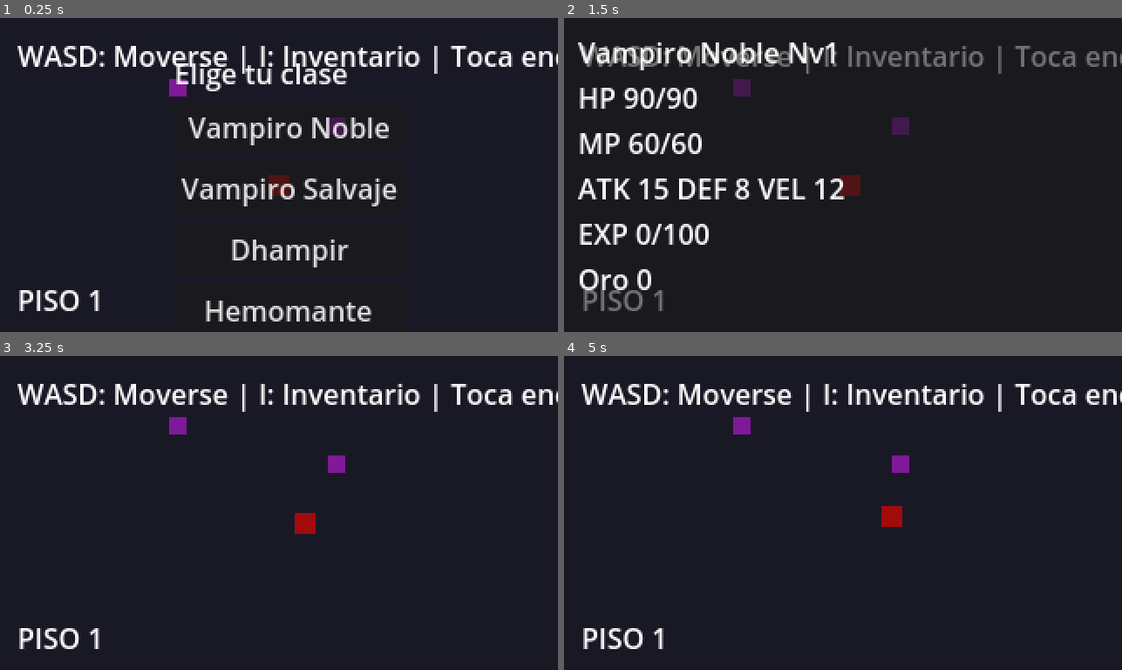
Above: before the commit, frames 1-4 (two rows, left to right).
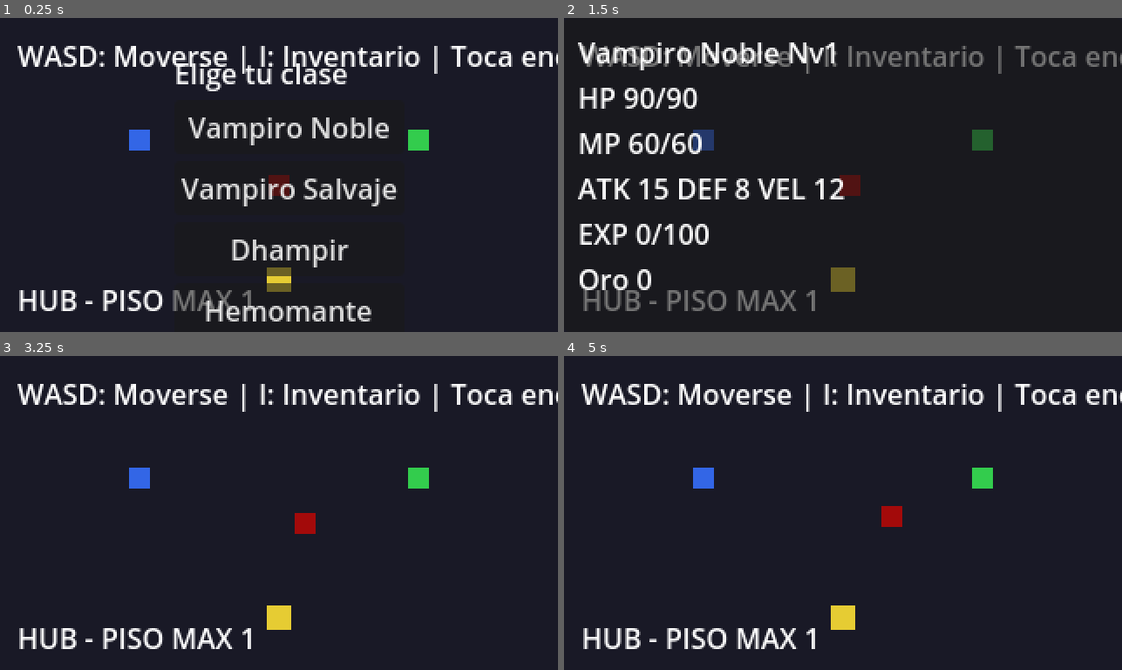
Above: after the commit, the same moments.

Repository: polidisio/VampireCityRPG
Game: Godot game, scene res://scenes/level.tscn
Two runs of this game, one before a commit and one after it. Both use one fixed random seed, a clock stepped at 60 frames per second and the inputs below.
Inputs:
- Up to frame 1 (0.25 s): no input
- Up to frame 2 (1.5 s): click "Vampiro Noble" at 0.5 s; tap Enter at 1.25 s; hold Right (ui_right) from 1.28 s (still down); tap I at 1.35 s
- Up to frame 3 (3.25 s): tap E at 1.55, 2.1 s; tap Space at 2 s; release Right (ui_right) at 2.03 s; hold Down (ui_down) 2.03-2.78 s; tap H at 2.3, 2.85 s; tap Enter at 2.75 s; hold Right (ui_right) from 2.78 s (still down); tap I at 3.05 s
- Up to frame 4 (5 s): release Right (ui_right) at 3.53 s; hold Up (ui_up) 3.53-4.28 s; tap I at 3.6 s; tap E at 3.8, 4.35 s; tap Space at 4.25 s; hold Left (ui_left) from 4.28 s (still down); tap H at 4.55 s; tap Escape (ui_cancel) at 4.9 s

The runs differ from the first frame. In frame 1, 2.5% of the frame differs, in the area x 4-77%, y 19-94%; in frame 2, 2.4%; in frame 3, 2.6%; in frame 4, 2.6%.

Commit message:
feat: phase 2 (3-5) - hub with shop and inn, tower floors with bosses and stairs, max floor saved
Co-Authored-By: Claude Sonnet 5.5 <noreply@anthropic.com>

Diff:
--- a/scripts/character_data.gd
+++ b/scripts/character_data.gd
@@ -224,6 +224,15 @@
 	var idx = randi() % enemies.size()
 	return enemies[idx].call()
 
+static func create_boss(floor_num: int) -> CharacterData:
+	var b = get_random_enemy(clampi(floor_num, 1, 5))
+	b.character_name = "Jefe " + b.character_name
+	b.max_hp *= 3
+	b.hp = b.max_hp
+	b.attack = int(b.attack * 1.5)
+	b.defense *= 2
+	return b
+
 static func get_enemy_count_for_difficulty(difficulty: int) -> int:
 	match difficulty:
 		1: return 1
--- a/scripts/level.gd
+++ b/scripts/level.gd
@@ -5,7 +5,10 @@
 
 var busy: bool = false
 var player_inventory: Inventory
-var floor_num: int = 1
+var floor_num: int = 0 # 0 = hub
+var max_floor: int = 1
+var nearby: Callable
+var msg: Label
 var current_enemy: Area2D
 
 func _ready():
@@ -19,7 +22,11 @@
 		player.character_data = saved[0]
 		player_inventory = saved[1]
 		floor_num = saved[2]
-	_spawn_enemies()
+		max_floor = saved[3]
+	msg = Label.new()
+	msg.position = Vector2(10, 134)
+	add_child(msg)
+	_spawn_floor()
 
 func _show_class_select():
 	busy = true
@@ -45,13 +52,21 @@
 	add_child(layer)
 
 func _save():
-	SaveGame.save(player.character_data, player_inventory, floor_num)
+	SaveGame.save(player.character_data, player_inventory, floor_num, max_floor)
 
 func _unhandled_input(event):
 	if busy:
 		return
-	if event is InputEventKey and event.pressed and event.keycode == KEY_I:
-		_open_inventory()
+	if not (event is InputEventKey and event.pressed):
+		return
+	match event.keycode:
+		KEY_I: _open_inventory()
+		KEY_E:
+			if nearby.is_valid():
+				nearby.call()
+		KEY_H:
+			if floor_num > 0:
+				_go_floor(0)
 
 func _open_inventory():
 	busy = true
@@ -63,36 +78,96 @@
 		_save())
 	add_child(menu)
 
-func _spawn_enemies():
-	$FloorLabel.text = "PISO %d" % floor_num
+func _make_area(color: Color, size: Vector2, pos: Vector2, on_enter: Callable, hint: String = "") -> Area2D:
+	var a = Area2D.new()
+	var r = ColorRect.new()
+	r.size = size
+	r.position = -size / 2
+	r.color = color
+	var cs = CollisionShape2D.new()
+	cs.shape = RectangleShape2D.new()
+	cs.shape.size = size
+	a.add_child(r)
+	a.add_child(cs)
+	a.position = pos
+	a.add_to_group("floor_obj")
+	if hint != "": # NPC: se activa con E mientras estés cerca
+		a.body_entered.connect(func(_b):
+			nearby = on_enter
+			msg.text = hint)
+		a.body_exited.connect(func(_b):
+			if nearby == on_enter:
+				nearby = Callable()
+				msg.text = "")
+	else:
+		a.body_entered.connect(func(_b): if not busy: on_enter.call(a))
+	add_child(a)
+	return a
+
+func _clear_floor():
+	nearby = Callable()
+	msg.text = ""
+	for n in get_tree().get_nodes_in_group("floor_obj"):
+		n.queue_free()
+
+func _go_floor(n: int):
+	_clear_floor()
+	floor_num = n
+	max_floor = maxi(max_floor, n)
+	player.position = Vector2(160, 100)
+	_spawn_floor()
+	_save()
+
+func _free_pos() -> Vector2:
+	# ponytail: posición aleatoria lejos del jugador (160,100)
+	var p = Vector2(160, 100)
+	while p.distance_to(Vector2(160, 100)) < 50:
+		p = Vector2(randf_range(20, 300), randf_range(30, 140))
+	return p
+
+func _spawn_floor():
+	if floor_num == 0:
+		$FloorLabel.text = "HUB - PISO MAX %d" % max_floor
+		_make_area(Color(0.2, 0.4, 0.9), Vector2(12, 12), Vector2(80, 70), _open_shop, "E: Tienda")
+		_make_area(Color(0.2, 0.8, 0.3), Vector2(12, 12), Vector2(240, 70), _rest, "E: Descansar (10 oro)")
+		_make_area(Color(0.9, 0.8, 0.2), Vector2(14, 14), Vector2(160, 150), func(_a): _go_floor(max_floor))
+		return
+	$FloorLabel.text = "PISO %d  (H: hub)" % floor_num
 	for n in randi_range(2, 4):
-		var a = Area2D.new()
-		var r = ColorRect.new()
-		r.size = Vector2(10, 10)
-		r.position = Vector2(-5, -5)
-		r.color = Color(0.5, 0.1, 0.6)
-		var cs = CollisionShape2D.new()
-		cs.shape = RectangleShape2D.new()
-		cs.shape.size = Vector2(10, 10)
-		a.add_child(r)
-		a.add_child(cs)
-		# ponytail: posición aleatoria, lejos del jugador (160,100)
-		while true:
-			a.position = Vector2(randf_range(20, 300), randf_range(30, 140))
-			if a.position.distance_to(Vector2(160, 100)) > 50:
-				break
-		a.body_entered.connect(func(_b): try_start_battle(a))
-		add_child(a)
+		_make_area(Color(0.5, 0.1, 0.6), Vector2(10, 10), _free_pos(), try_start_battle)
+	_make_area(Color(0.9, 0.4, 0.1), Vector2(18, 18), _free_pos(), try_start_battle).set_meta("boss", true)
+
+func _open_shop():
+	busy = true
+	player.process_mode = Node.PROCESS_MODE_DISABLED
+	var menu = ShopMenu.new(player_inventory)
+	menu.closed.connect(func():
+		busy = false
+		player.process_mode = Node.PROCESS_MODE_INHERIT
+		_save())
+	add_child(menu)
+
+func _rest():
+	var c = player.character_data
+	if player_inventory.spend_gold(10):
+		c.hp = c.max_hp
+		c.mp = c.max_mp
+		msg.text = "Descansas. HP/MP al maximo (-10 oro)"
+		_save()
+	else:
+		msg.text = "No tienes oro suficiente"
 
 func try_start_battle(enemy_node: Area2D):
 	if busy:
 		return
 	current_enemy = enemy_node
 	var difficulty = clampi(floor_num, 1, 5) # ponytail: dificultad máx 5 hasta tener más enemigos
-	var enemy_count = CharacterData.get_enemy_count_for_difficulty(difficulty)
 	var enemies: Array[CharacterData] = []
-	for i in range(enemy_count):
-		enemies.append(CharacterData.get_random_enemy(difficulty))
+	if enemy_node.has_meta("boss"):
+		enemies.append(CharacterData.create_boss(floor_num))
+	else:
+		for i in range(CharacterData.get_enemy_count_for_difficulty(difficulty)):
+			enemies.append(CharacterData.get_random_enemy(difficulty))
 	busy = true
 	player.process_mode = Node.PROCESS_MODE_DISABLED
 	battle_system.start_battle(player.character_data, enemies, player_inventory)
@@ -104,6 +179,11 @@
 func _on_battle_ended(victory: bool):
 	_end_battle()
 	if victory:
+		if current_enemy.has_meta("boss"):
+			# lejos del jugador (está pegado al jefe) para no activar las escaleras al instante
+			var pos = (current_enemy.position + (current_enemy.position - player.position).normalized() * 40).clamp(Vector2(15, 25), Vector2(305, 145))
+			_make_area(Color(0.9, 0.8, 0.2), Vector2(14, 14), pos, func(_a): _go_floor(floor_num + 1))
+			msg.text = "¡Jefe derrotado! Baja por las escaleras"
 		current_enemy.queue_free()
 		_save()
 	else:
@@ -111,6 +191,7 @@
 		var c = player.character_data
 		c.hp = c.max_hp
 		c.mp = c.max_mp
+		floor_num = 0 # ponytail: al morir vuelves al hub
 		_save()
 		get_tree().reload_current_scene()
 
--- a/scripts/save_game.gd
+++ b/scripts/save_game.gd
@@ -6,8 +6,8 @@
 static func exists() -> bool:
 	return FileAccess.file_exists(PATH)
 
-static func save(c: CharacterData, inv: Inventory, floor_num: int = 1) -> void:
-	var d = {"class": c.class_type, "gold": inv.gold, "floor": floor_num,
+static func save(c: CharacterData, inv: Inventory, floor_num: int = 1, max_floor: int = 1) -> void:
+	var d = {"class": c.class_type, "gold": inv.gold, "floor": floor_num, "max_floor": max_floor,
 		"items": inv.items.map(func(i): return i.id), "equipment": {}}
 	for s in STATS:
 		d[s] = c.get(s)
@@ -16,7 +16,7 @@
 	var f = FileAccess.open(PATH, FileAccess.WRITE)
 	f.store_string(JSON.stringify(d))
 
-# Returns [CharacterData, Inventory, floor] or [] if missing/corrupt.
+# Returns [CharacterData, Inventory, floor, max_floor] or [] if missing/corrupt.
 static func load_game() -> Array:
 	if not exists():
 		return []
@@ -35,4 +35,5 @@
 		var it = ItemData.find_by_id(id)
 		if it:
 			inv.items.append(it)
-	return [c, inv, maxi(1, int(d.get("floor", 1)))]
+	var fl = maxi(0, int(d.get("floor", 1)))
+	return [c, inv, fl, maxi(fl, int(d.get("max_floor", 1)))]
--- /dev/null
+++ b/scripts/shop_menu.gd
@@ -0,0 +1,73 @@
+extends CanvasLayer
+class_name ShopMenu
+
+signal closed
+
+var inventory: Inventory
+var gold_label: Label
+var buy_list: VBoxContainer
+var sell_list: VBoxContainer
+
+func _init(inv: Inventory):
+	inventory = inv
+
+func _ready():
+	var panel = Panel.new()
+	panel.set_anchors_and_offsets_preset(Control.PRESET_FULL_RECT)
+	add_child(panel)
+	gold_label = Label.new()
+	gold_label.position = Vector2(8, 4)
+	panel.add_child(gold_label)
+	buy_list = _column(panel, 8, "COMPRAR")
+	sell_list = _column(panel, 164, "VENDER (50%)")
+	var stock: Array[ItemData] = []
+	stock.append_array(ItemData.get_all_consumables())
+	stock.append_array(ItemData.get_all_weapons())
+	stock.append_array(ItemData.get_all_armors())
+	for item in stock:
+		var b = Button.new()
+		b.text = "%s %d" % [item.name, item.value]
+		b.tooltip_text = item.description
+		b.pressed.connect(_buy.bind(item))
+		buy_list.add_child(b)
+	refresh()
+
+func _column(panel: Panel, x: int, title: String) -> VBoxContainer:
+	var t = Label.new()
+	t.text = title
+	t.position = Vector2(x, 20)
+	panel.add_child(t)
+	var scroll = ScrollContainer.new()
+	scroll.position = Vector2(x, 36)
+	scroll.size = Vector2(148, 136)
+	panel.add_child(scroll)
+	var box = VBoxContainer.new()
+	box.custom_minimum_size.x = 140
+	scroll.add_child(box)
+	return box
+
+func _unhandled_input(event):
+	if event.is_action_pressed("ui_cancel"):
+		get_viewport().set_input_as_handled()
+		closed.emit()
+		queue_free()
+
+func _buy(item: ItemData):
+	if inventory.spend_gold(item.value):
+		inventory.add_item(ItemData.find_by_id(item.id))
+		refresh()
+
+func _sell(item: ItemData):
+	inventory.add_gold(item.value / 2)
+	inventory.remove_item(item)
+	refresh()
+
+func refresh():
+	gold_label.text = "Oro %d   [Esc] salir" % inventory.gold
+	for n in sell_list.get_children():
+		n.queue_free()
+	for item in inventory.items:
+		var b = Button.new()
+		b.text = "%s %d" % [item.name, item.value / 2]
+		b.pressed.connect(_sell.bind(item))
+		sell_list.add_child(b)
Not shown, changed: tasks/todo.md
